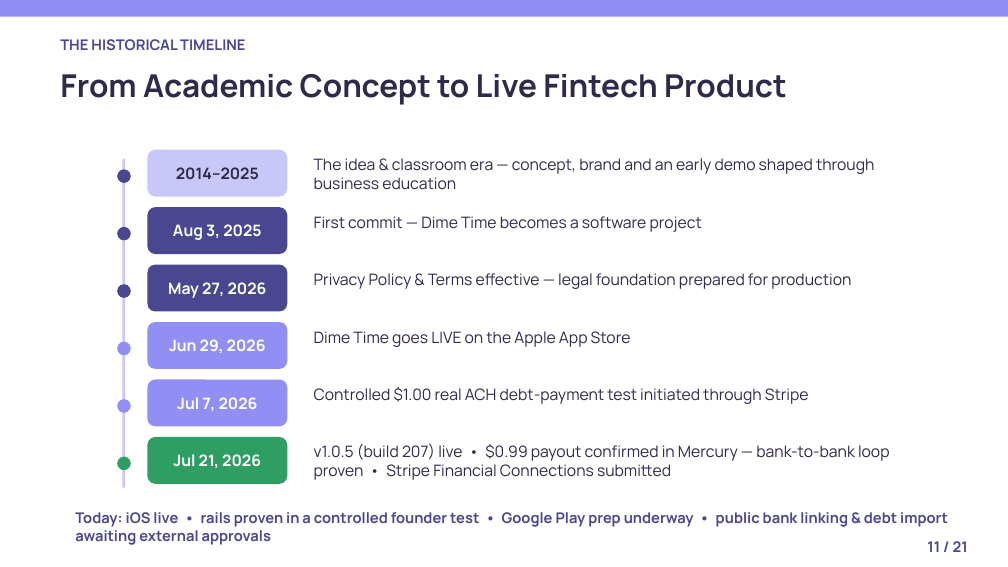
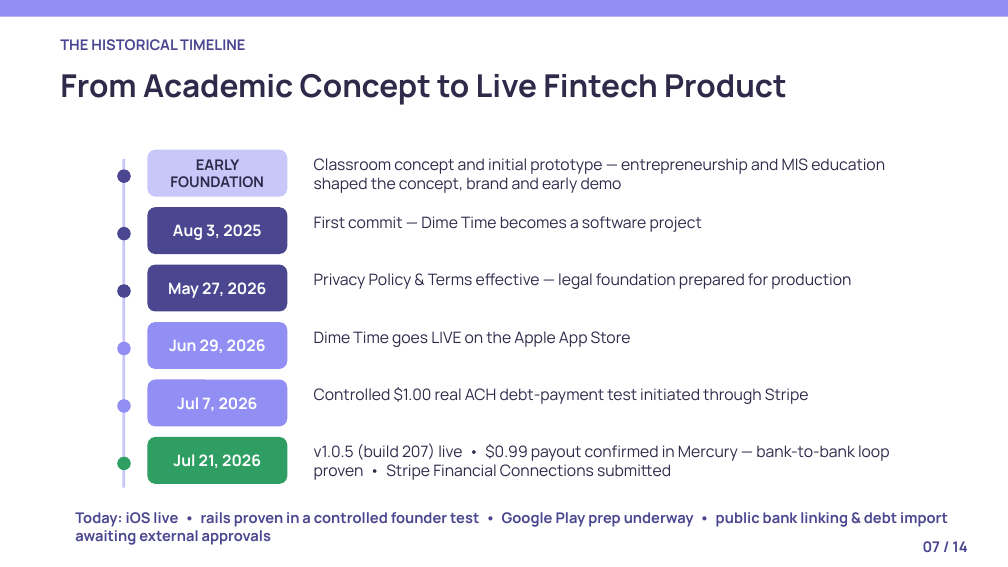
Before and after one commit to Dime-Time/Dime-Time-Technologies, a slide deck: slide 7 of attached_assets/university-deck-slides/dime-time-university-founder-journey.pptx (slide 11 before the commit). Drawn at 1008x567 pixels with LibreOffice and Linux fonts; fonts in the diff are those of the drawing. Boxes give left, top, right and bottom in pixels: in the first picture for what was removed or moved away, otherwise in the second. Text is boxed around its words. In the diff, an @@ line names an element or a change of style, - is before the commit and + after.

```diff
--- a/attached_assets/university-deck-slides/dime-time-university-founder-journey.pptx
+++ b/attached_assets/university-deck-slides/dime-time-university-founder-journey.pptx
@@ text in rounded rectangle at [170,159,264,187]: text changed; size 15 to 14 pt @@
-2014–2025
+EARLY FOUNDATION
@@ text at [314,158,885,193]: text changed @@
-The idea & classroom era — concept, brand and an early demo shaped through business education
+Classroom concept and initial prototype — entrepreneurship and MIS education shaped the concept, brand and early demo
@@ text at [923,541,967,552]: text changed @@
-11 / 21
+07 / 14
```
Also in this commit, not shown: 13 other slides changed, 7 slides removed, 6 other files.
